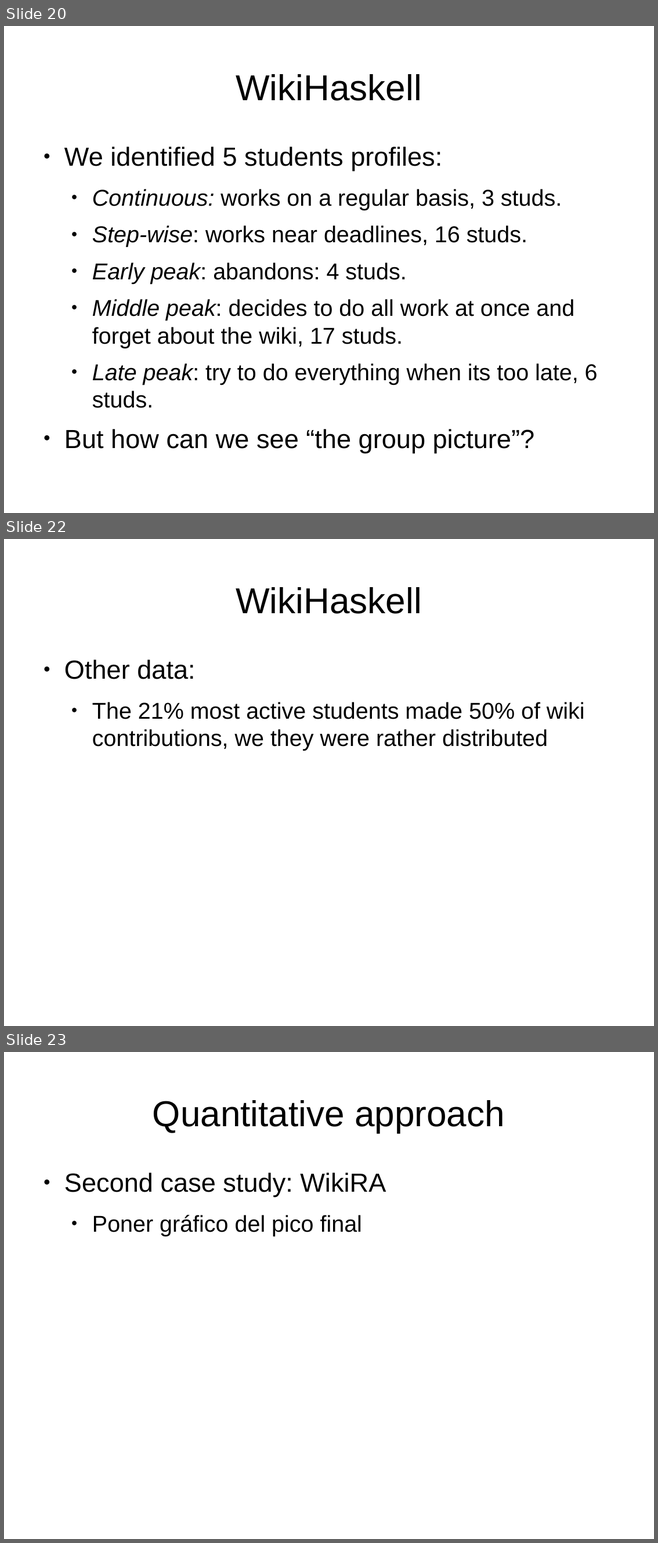
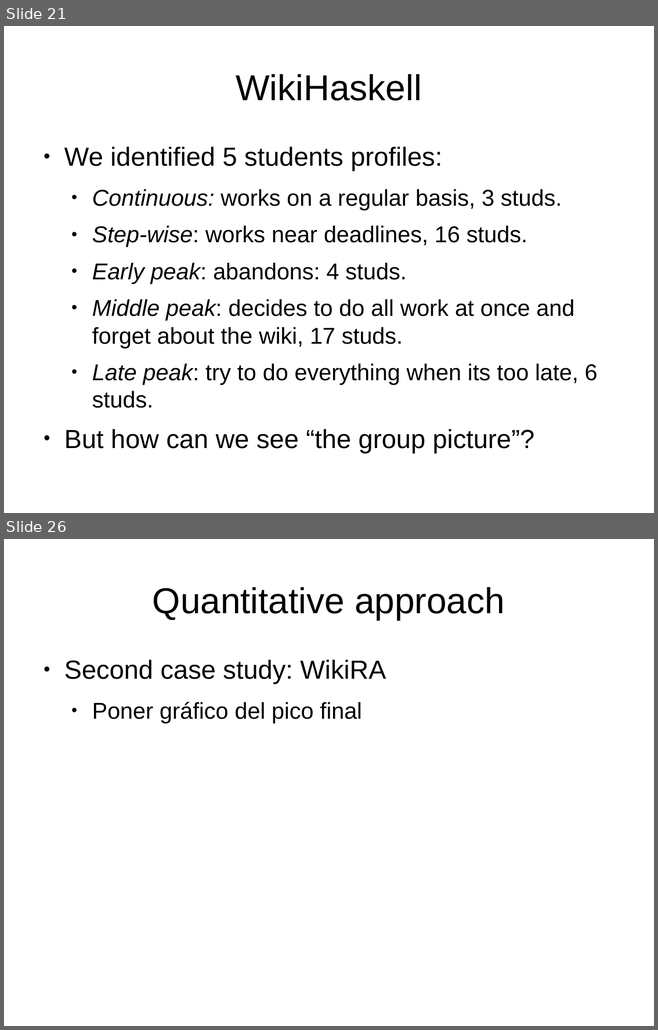
Before and after one commit to DrPantera/wikis4education, a slide deck: brunel-2014/wiki-assessment.odp. Shown one above the other, each under a label of ours: slides 20, 22 and 23 before the commit, slides 21 and 26 after it; the slides between them are not shown. The pictures are 658x1543 and 658x1030 pixels, drawn with LibreOffice and Linux fonts; fonts in the diff are those of the drawing. Boxes give left, top, right and bottom in pixels: in the first picture for what was removed or moved away, otherwise in the second. Text is boxed around its words. In the diff, an @@ line names an element or a change of style, - is before the commit and + after.

```diff
--- a/brunel-2014/wiki-assessment.odp
+++ b/brunel-2014/wiki-assessment.odp
@@ slide 22 removed at (4,539,654,1026), background #FFFFFF @@
@@ title removed at (235,587,422,614) @@
-WikiHaskell
@@ text removed at (64,660,585,751) @@
-● Other data:
-  ● The 21% most active students made 50% of wiki contributions, we they were rather distributed
@@ what was slide 20 is now slide 21 @@
@@ what was slide 23 is now slide 26 @@
```
Also in this commit, not shown: 6 slides changed, 4 slides added.
